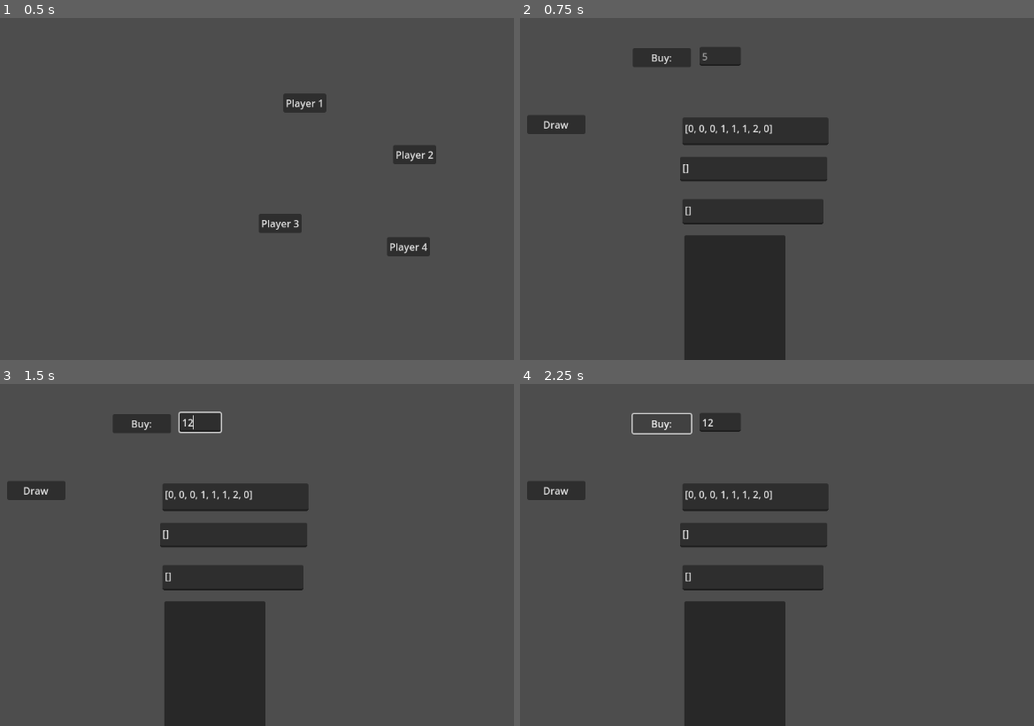
Above: before the commit, frames 1-4 (two rows, left to right).
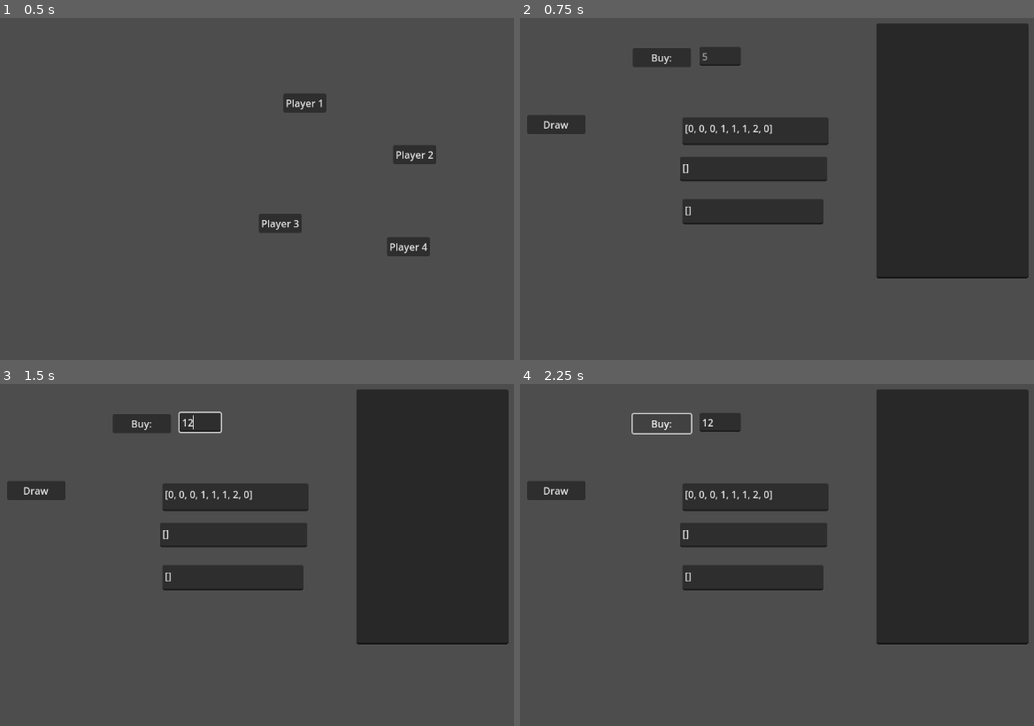
Above: after the commit, the same moments.

Repository: AdminL3/El-Dorado-Assistent
Game: Godot game, scene res://scenes/game.tscn
Two runs of this game, one before a commit and one after it. Both use one fixed random seed, a clock stepped at 60 frames per second and the inputs below.
Inputs (mouse positions are in pixels of both pictures, inside the frame that each line leads up to):
- Up to frame 1 (0.5 s): no input
- Up to frame 2 (0.75 s): click "Player 1" at 0.5 s
- Up to frame 3 (1.5 s): click (200, 421) at 1.27 s; type "12" at 1.35 s
- Up to frame 4 (2.25 s): click "Buy:" at 2 s

Frame 1 is identical in both runs. In frame 2, 29% of the frame differs, in the area x 32-99%, y 1-100%; in frame 3, 29%; in frame 4, 29%.

Commit message:
Text output for store
adding two part store next

Diff:
--- a/scenes/game.tscn
+++ b/scenes/game.tscn
@@ -57,10 +57,10 @@
 enabled = false
 
 [node name="Display" type="TextEdit" parent="."]
-offset_left = 311.0
-offset_top = 445.0
-offset_right = 476.0
-offset_bottom = 731.0
+offset_left = 624.0
+offset_top = 100.0
+offset_right = 872.0
+offset_bottom = 515.0
 editable = false
 
 [node name="line" type="LineEdit" parent="."]
--- a/scripts/manager.gd
+++ b/scripts/manager.gd
@@ -147,23 +147,18 @@
 		if x == 0:
 			value += 1
 			size -= 1
-			print("You have Reisende")
 		elif x == 6:
 			value += 2
 			size -= 1
-			print("You have Fotografin")
 		elif x == 7:
 			value += 4
 			size -= 1
-			print("You have Schatztruhe")
 		elif x == 13:
 			value += 3
 			size -= 1
-			print("You have Journalistin")
 		elif x == 14:
 			value += 4
 			size -= 1
-			print("You have Millionärin")
 	#add half value cards
 	value = value + size*0.5
 
@@ -197,7 +192,6 @@
 
 			#is card up front or is open
 			if vorne.has(shopcard) or vorne.size() < 6:
-				print("Is vorne or less than 6 cards up front")
 
 				#how many cards
 				var amount = store[shopcard]
@@ -205,7 +199,6 @@
 				#enough cards?
 				if amount != 0:
 
-					print(str(amount) + " available")
 					# -1 for shop
 					store[shopcard] = store[shopcard]-1
 					#add to old
@@ -214,7 +207,6 @@
 					if amount - 1 == 0:
 						#remove from vorne
 						vorne.erase(shopcard)
-						print("size now "+ str(vorne.size()))
 					if vorne.size() < 6:
 						vorne.append(shopcard)
 						hinten.erase(shopcard)
@@ -227,9 +219,9 @@
 					#send store around
 					modify_people()
 				else:
-					print("No more left")
+					print("No more cards left")
 			else:
-				print("Card not in front")
+				print("Card not accesible")
 
 
 
@@ -308,6 +300,6 @@
 func _update_text():
 	var text = ""
 	for i in 18:
-		text = text + cards[i+3] + ": "+ store[i] + "\n"
-
-	display.text = str(cards)
+		text = text + str(cards[i]) + ": "+ str(store[i]) + "\n"
+
+	display.text = text
